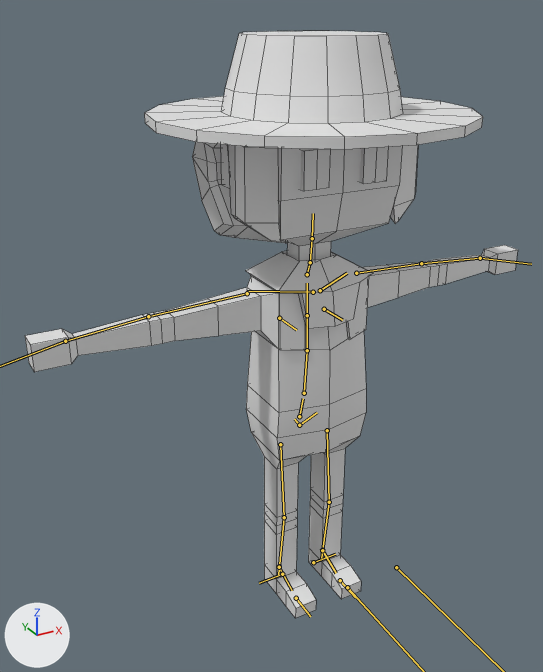
Before and after pictures for a commit that changed the FBX model Hussy Hicks - I am not a dog/Assets/Models/Hussy Hicks/Trace/Trace.fbx.
The view is the same before and after, from a 50 mm camera at (-0.999, -1.613, 1.655) aimed at (-0.077, 0.064, 0.817). The lights are fixed; the arrows at lower left show +X, +Y and +Z. Both versions are drawn at frame 11 of the action 'Quick Draw Idle'; the numbers are the values there. The bones that bend it are drawn over the model as lines. Mesh edges are drawn as thin lines.

Names of what the first picture shows: 'Trace'.
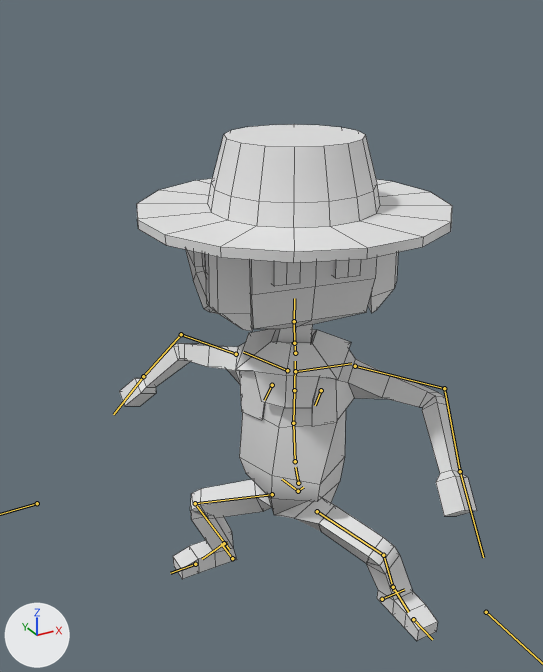
The edits, one by one:
Bone 'spine' (bone_spine) moves from (0.0, 0.0, 0.0) to (0.0, -0.224, 0.058).
Bone 'spine' (bone_spine) turns from (0, 0, 0) to (-14, -58, 25) degrees about its own x, y and z.
Bone 'spine.003' (bone_spine_003) turns from (0, 0, 0) to (0, 19, 1) degrees about its own x, y and z.
Bone 'Head' (bone_head) turns from (0, 0, 0) to (0, 34, 0) degrees about its own x, y and z.
Bone 'upper_arm.L' (bone_upper_arm_l) turns from (0, 0, 0) to (52, 50, 57) degrees about its own x, y and z.
Bone 'forearm.L' (bone_forearm_l) turns from (0, 0, 0) to (50, 0, 0) degrees about its own x, y and z.
Bone 'upper_arm.R' (bone_upper_arm_r) turns from (0, 0, 0) to (-51, -58, 48) degrees about its own x, y and z.
Bone 'forearm.R' (bone_forearm_r) turns from (0, 0, 0) to (37, 0, 0) degrees about its own x, y and z.
Bone 'thigh.L' (bone_thigh_l) turns from (0, 0, 0) to (-15, -56, -70) degrees about its own x, y and z.
Bone 'shin.L' (bone_shin_l) turns from (0, 0, 0) to (75, 0, 0) degrees about its own x, y and z.
Bone 'thigh.R' (bone_thigh_r) turns from (0, 0, 0) to (-59, 51, 25) degrees about its own x, y and z.
Bone 'shin.R' (bone_shin_r) turns from (0, 0, 0) to (94, 0, 0) degrees about its own x, y and z.
Bone 'IK_Handle_L' (bone_ik_handle_l) moves from (0.0, 0.0, 0.0) to (0.097, -0.241, 0.0).
Bone 'IK_Handle_R' (bone_ik_handle_r) moves from (0.0, 0.0, 0.0) to (-0.101, 0.181, 0.0).
Bone 'IK_Handle_R' (bone_ik_handle_r) turns from (0, 0, 0) to (0, 0, -90) degrees about its own x, y and z.

Pixel boxes [x1, y1, x2, y2] of what changed, in the pictures (543 x 672 px):
'Trace', posed (27% narrower, 12% shorter)
    before: [25, 31, 518, 618]
    after: [119, 124, 477, 641]
bone 'spine', root to tip
    before: (299, 416) to (303, 398)
    after: (298, 483) to (295, 467)
bone 'spine.003', root to tip
    before: (307, 315) to (307, 283)
    after: (294, 390) to (295, 361)
bone 'Head', root to tip
    before: (312, 238) to (313, 213)
    after: (294, 321) to (294, 298)
bone 'upper_arm.L', root to tip
    before: (356, 273) to (421, 263)
    after: (355, 366) to (444, 388)
bone 'forearm.L', root to tip
    before: (421, 263) to (480, 258)
    after: (444, 388) to (460, 471)
bone 'upper_arm.R', root to tip
    before: (247, 293) to (148, 316)
    after: (236, 354) to (181, 334)
bone 'forearm.R', root to tip
    before: (148, 316) to (65, 341)
    after: (181, 334) to (143, 376)
bone 'thigh.L', root to tip
    before: (327, 430) to (329, 502)
    after: (317, 511) to (383, 555)
bone 'shin.L', root to tip
    before: (329, 502) to (321, 558)
    after: (383, 555) to (394, 591)
bone 'thigh.R', root to tip
    before: (280, 444) to (284, 517)
    after: (272, 494) to (195, 503)
bone 'shin.R', root to tip
    before: (284, 517) to (278, 574)
    after: (195, 503) to (229, 549)
bone 'IK_Handle_L', root to tip
    before: (322, 550) to (320, 548)
    after: (392, 586) to (390, 584)
bone 'IK_Handle_R', root to tip
    before: (279, 566) to (277, 564)
    after: (224, 543) to (227, 542)
